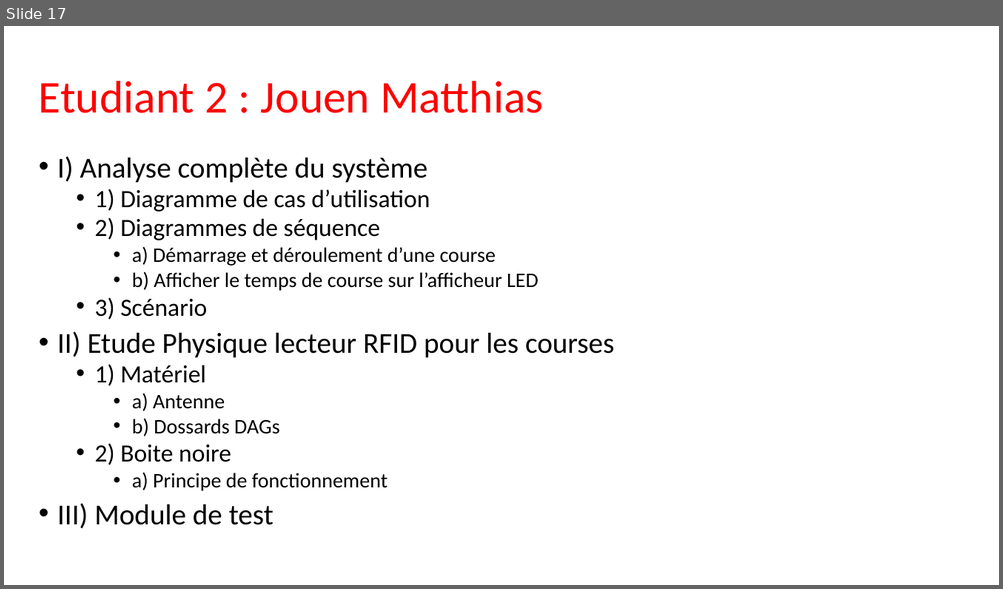
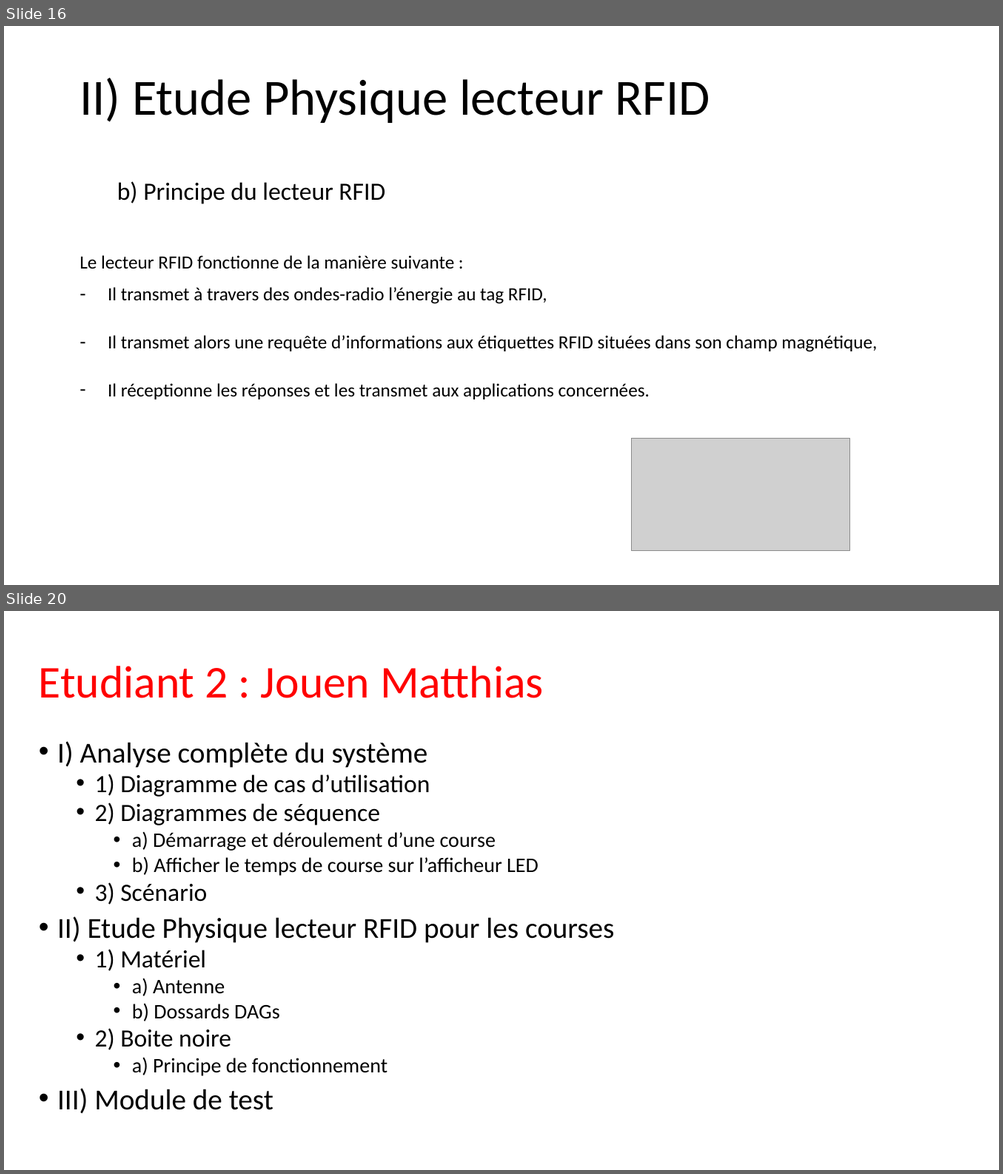
Before and after one commit to Maja2308/Projet_Cross, a slide deck: Diagrammes Communs/Presentation_Revue0.pptx. Shown one above the other, each under a label of ours: slide 17 before the commit, slides 16 and 20 after it; the slides between them are not shown. The pictures are 1003x589 and 1003x1174 pixels, drawn with LibreOffice and Linux fonts; fonts in the diff are those of the drawing; grey boxes stand for pictures. Boxes give left, top, right and bottom in pixels: in the first picture for what was removed or moved away, otherwise in the second. Text is boxed around its words. In the diff, an @@ line names an element or a change of style, - is before the commit and + after.

```diff
--- a/Diagrammes Communs/Presentation_Revue0.pptx
+++ b/Diagrammes Communs/Presentation_Revue0.pptx
@@ slide 16 added at bbox=[4, 26, 999, 585], background #FFFFFF @@
@@ title added at bbox=[79, 78, 710, 123], 49 pt, text #000000 @@
+  II) Etude Physique lecteur RFID
@@ text added at bbox=[117, 181, 385, 204], 24 pt, text #000000 @@
+  b) Principe du lecteur RFID
@@ text added at bbox=[79, 255, 876, 400], 18 pt, text #000000 @@
+Le lecteur RFID fonctionne de la manière suivante :
+– Il transmet à travers des ondes-radio l’énergie au tag RFID,
+– Il transmet alors une requête d’informations aux étiquettes RFID situées dans son champ magnétique,
+– Il réceptionne les réponses et les transmet aux applications concernées.
@@ picture added at bbox=[631, 439, 849, 551] @@
@@ what was slide 17 is now slide 20 @@
```
Also in this commit, not shown: 2 slides changed, 2 other slides added, 1 other file.
